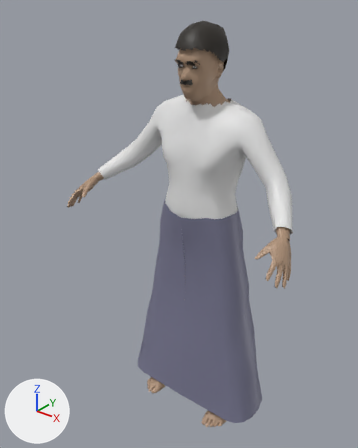
One commit to the glTF model godot/assets/humans/vat/man_07.glb: the scene before it, then after it.
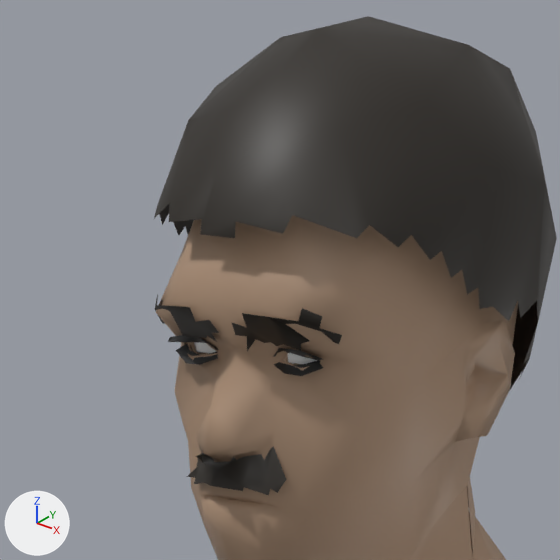
Each version appears first whole from a 50 mm lens placed at (1.133, -1.599, 1.881), pointed at (-0.062, -0.106, 0.955), and next in a close-up on the part from 43% to 64% of the width and 4% to 21% of the height. The axes (+X, +Y, +Z) are drawn at lower left. The lights are the same throughout. The last two pictures show the newer version. Vertices at exactly the same position are counted once.

In view in the first close-up: 'crowd'.
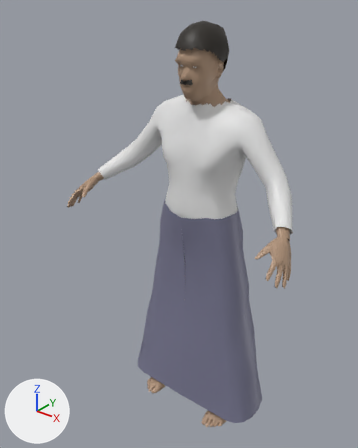
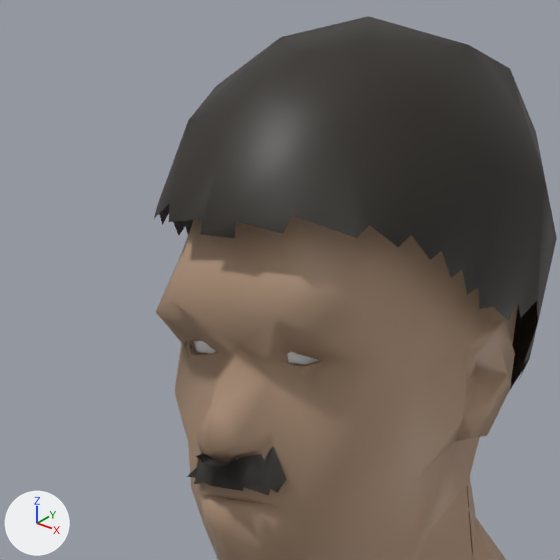
Where the change shows, as pixel boxes [x1, y1, x2, y2] in the close-ups (560 x 560 px; the box of a moved part takes in the faces that stretch with it):
```json
{"part": 1, "of": "me_base", "change": "deleted", "before": [155, 295, 342, 376], "on screen": "black"}
{"part": 2, "of": "me_base", "change": "moved or reshaped", "before": [184, 16, 469, 357], "after": [184, 16, 469, 357]}
```

Scene script edits in JSON lines:
```json
{"block": "me_base", "where": "# used by ob_crowd; location = (0.0, 0.0, 0.0)"}
{"op": "remove", "block": "me_base", "code": "me_base.from_pydata(...)  # 2424 vertices, 3604 faces; spans x -0.54..0.54, y -0.35..0.14, z 0.0..1.76"}
{"op": "add", "block": "me_base", "code": "me_base.from_pydata(...)  # 2345 vertices, 3554 faces; spans x -0.54..0.54, y -0.35..0.14, z 0.0..1.76"}
{"block": "me_base", "change": "me_base part 1: 8 loose pieces with 93 vertices, spanning x -0.06..0.06, y -0.16..-0.12, z 1.61..1.64, are deleted"}
{"block": "me_base", "change": "me_base part 2"}
{"block": "me_base", "change": "9 vertices are removed from x -0.45..0.45, y -0.27..0.07, z 1.09..1.76"}
{"block": "me_base", "change": "265 faces are deleted"}
{"block": "me_base", "change": "12 vertices move within x -0.53..0.53, y -0.26..-0.05, z 0.98..1.61"}
{"block": "me_base", "change": "22 vertices are added at x -0.46..0.46, y -0.3..0.08, z 0.03..1.75"}
{"block": "me_base", "change": "265 new faces join them, mat_skin (beige #b3957c)"}
{"block": "me_base", "change": "8 new faces join them, mat_hair (black #272119)"}
{"block": "me_base", "change": "18 new faces join them, mat_top (white #e7e7e7)"}
{"block": "me_base", "change": "other edits to the shape of me_base do not show in these pictures"}
{"op": "remove", "block": "me_base", "code": "me_base.materials.append(mat_lashes)  # black #272727"}
```
